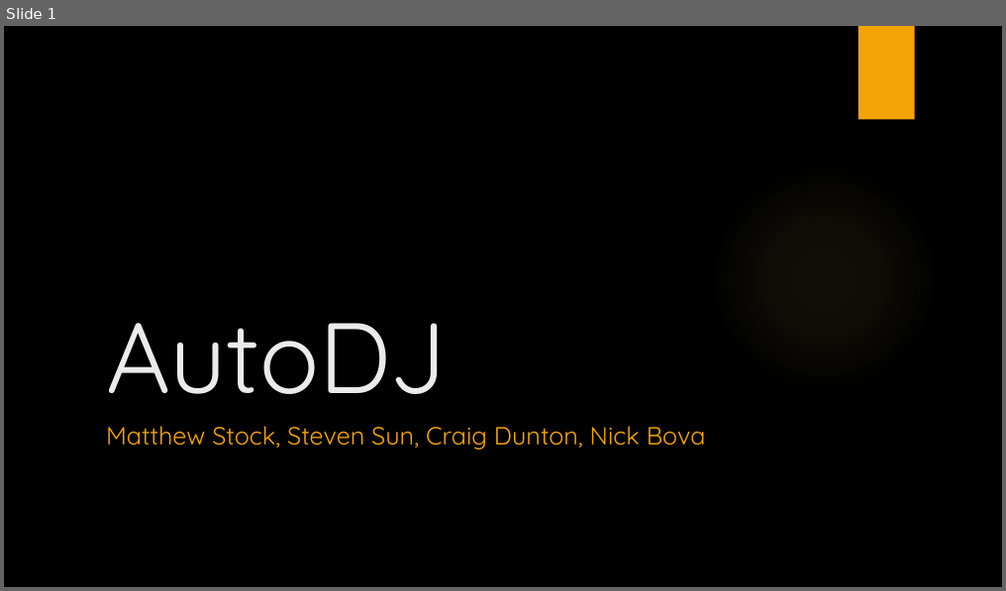
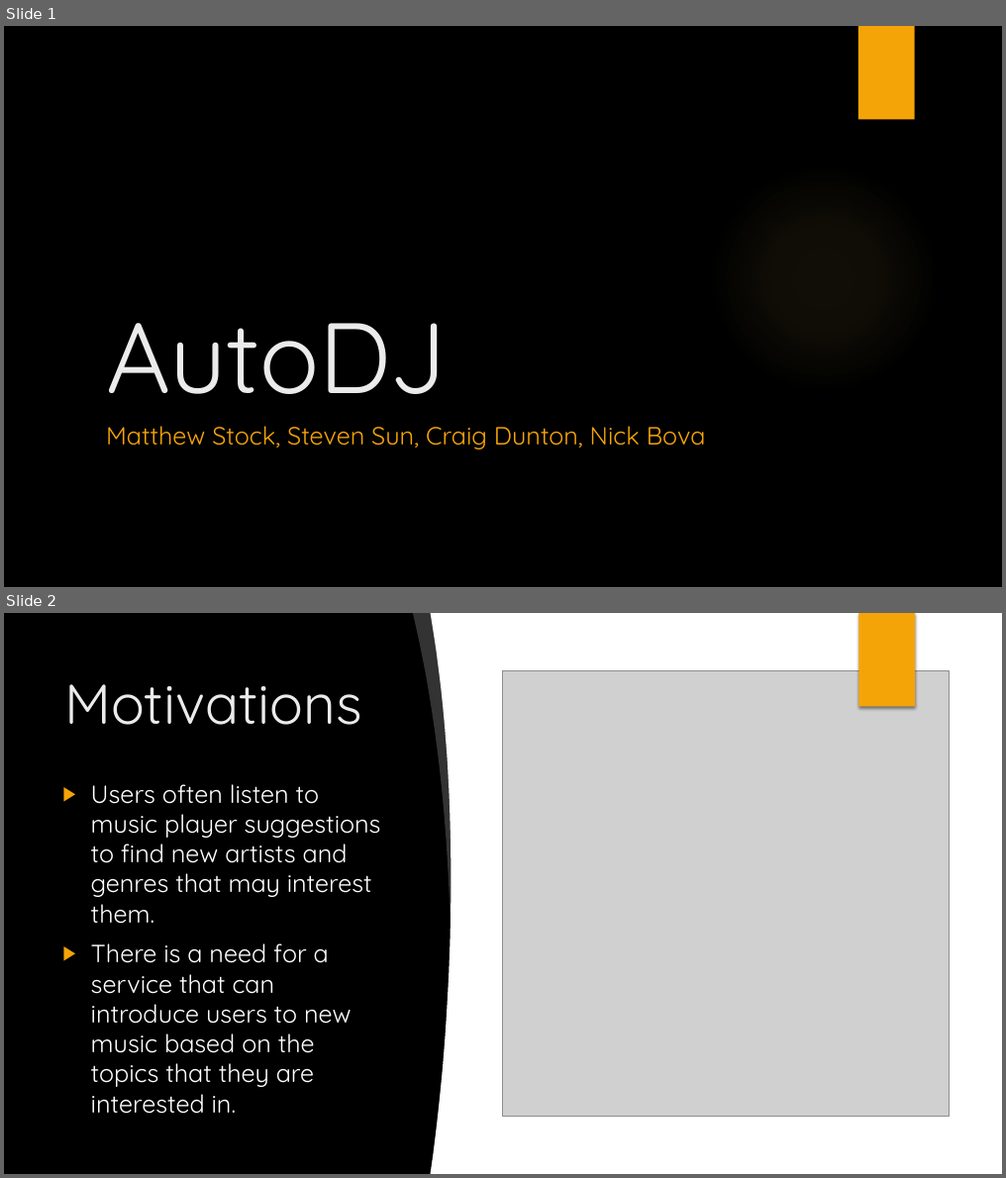
Before and after one commit to ntbova/AutoDJ, a slide deck: AutoDJ Pitch Presentation.pptx. Shown one above the other, each under a label of ours: slide 1 before the commit, slides 1 and 2 after it. The pictures are 1006x591 and 1006x1178 pixels, drawn with LibreOffice and Linux fonts; fonts in the diff are those of the drawing; grey boxes stand for pictures; background and template pictures are left out. Boxes give left, top, right and bottom in pixels: in the first picture for what was removed or moved away, otherwise in the second. Text is boxed around its words. In the diff, an @@ line names an element or a change of style, - is before the commit and + after.

Commit message:
Added motivations.

```diff
--- a/AutoDJ Pitch Presentation.pptx
+++ b/AutoDJ Pitch Presentation.pptx
@@ slide 2 added at bbox=[4, 613, 1002, 1174], background picture (left out); not listed: 1 template element that a slide beside it also shows @@
@@ freeform shape added at bbox=[413, 613, 458, 917], fill #FFFFFF at 20% opacity @@
@@ freeform shape added at bbox=[431, 613, 541, 1174], fill #FFFFFF @@
@@ rectangle added at bbox=[503, 613, 1002, 1174], fill #FFFFFF @@
@@ rectangle added at bbox=[859, 613, 915, 707], fill #F5A408 @@
@@ picture added at bbox=[503, 670, 948, 1117] @@
@@ title added at bbox=[64, 684, 361, 725], 54 pt, text #EBEBEB @@
+Motivations
@@ text added at bbox=[91, 784, 381, 1087], 24 pt, text #FFFFFF @@
+▶ Users often listen to music player suggestions to find new artists and genres that may interest them.
+▶ There is a need for a service that can introduce users to new music based on the topics that they are interested in.
```
Also in this commit, not shown: 1 other slide added, 1 slide removed.
